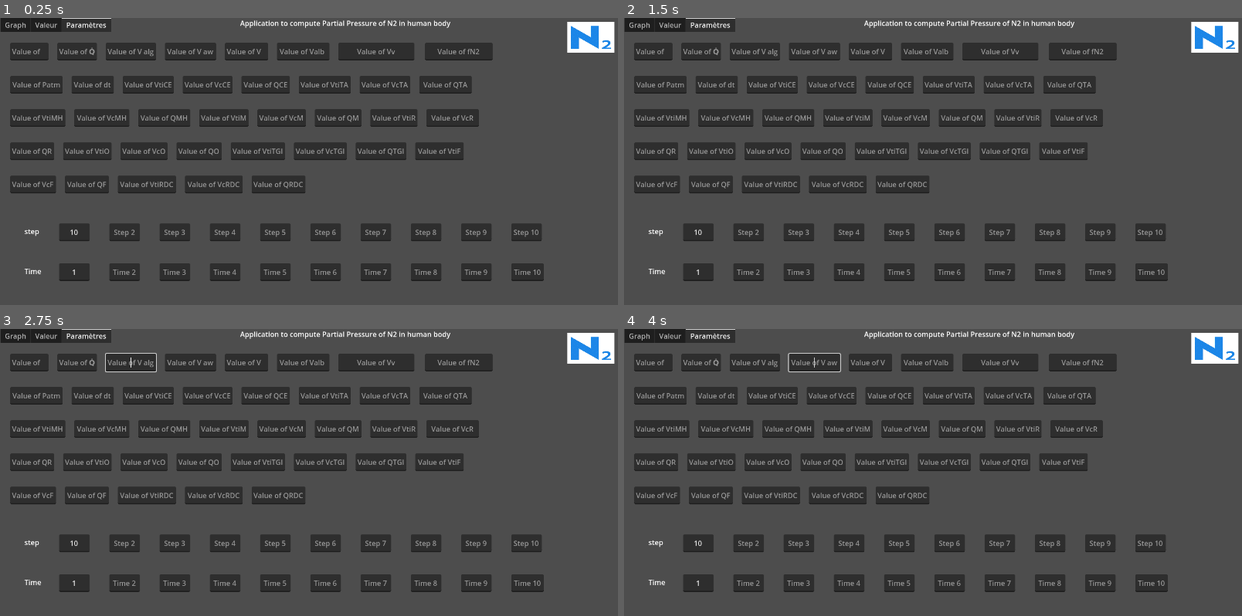
Above: before the commit, frames 1-4 (two rows, left to right).
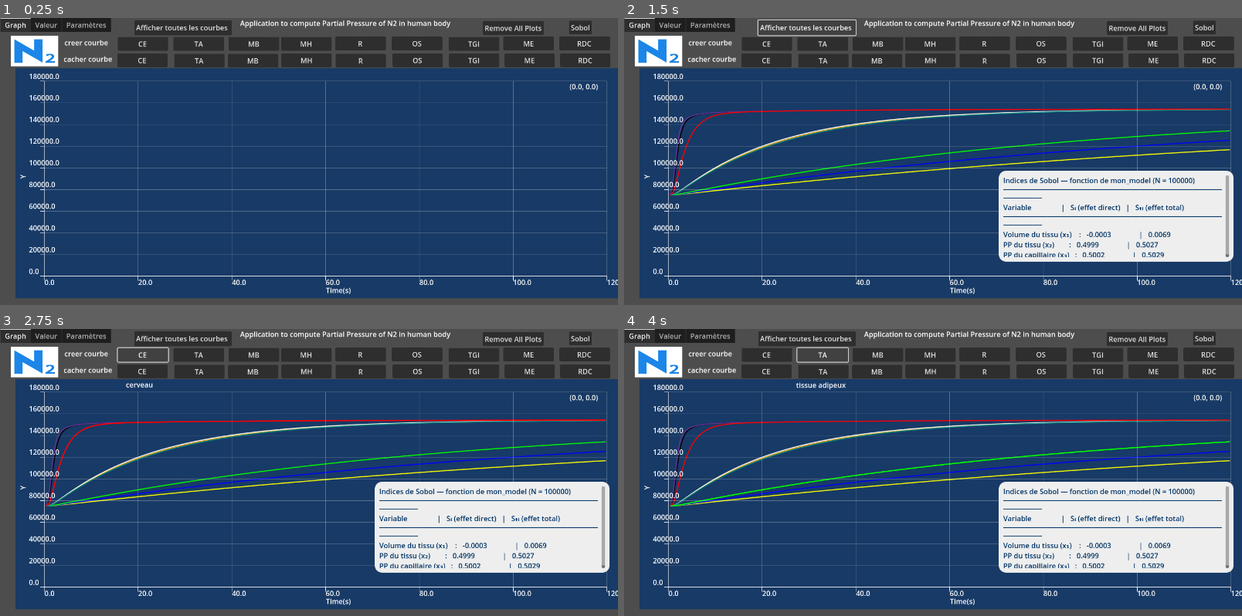
Above: after the commit, the same moments.

Repository: pascal-ballet/Dive-PP
Game: Godot game, scene res://dive_pp_n2.tscn
The game is run twice, just before and just after one commit, with the same random seed, the same clock (stepped at 60 frames per second) and the same inputs.
Inputs (mouse positions are in pixels of both pictures, inside the frame that each line leads up to):
- Up to frame 1 (0.25 s): no input
- Up to frame 2 (1.5 s): click (1204, 26) at 0.5 s, where only the run after the commit has a clickable "Sobol"; click (809, 26) at 1.25 s, where only the run after the commit has a clickable "Afficher toutes les courbes"
- Up to frame 3 (2.75 s): click (142, 354) at 2 s, where only the run after the commit has a clickable "CE"
- Up to frame 4 (4 s): click (766, 372) at 2.75 s, where only the run after the commit has a clickable "CE"; click (821, 354) at 3.5 s, where only the run after the commit has a clickable "TA"

The runs differ from the first frame. In frame 1, 87% of the frame differs, in the area x 0-100%, y 0-98%; in frame 2, 86%; in frame 3, 87%; in frame 4, 87%.

Commit message:
sobol
Ajout d’un bouton Sobol qui fait apparaître une ResultBox contenant l’analyse de Sobol pour le cas d’un tissu.

Diff:
--- a/dive_pp_n2.gd
+++ b/dive_pp_n2.gd
@@ -2512,3 +2512,139 @@
 
 func _on_add_plot_ce_mouse_exited2() -> void:
 	$TabContainer/Graph/RichTextLabelCE.visible = false
+
+###############################################################
+#Analyse de sobole 1 tissue
+###############################################################
+
+func _ready_s() -> void:
+	var panel := get_node("TabContainer/Graph/Control/ResultBox")
+	panel.visible = !panel.visible
+	var d := 3                               # nombre de variables
+	var N := 100_000                         # taille d’échantillon
+	var rng := RandomNumberGenerator.new()
+	rng.randomize()   # graine aléatoire basée sur l’horloge
+	#rng.seed = 1                             # reproductibilité
+
+	# ─────────────────────────────────────────────────────────────
+	# 1) Génération des échantillons  A  et  B  (séparés par variable)
+	# ─────────────────────────────────────────────────────────────
+	var ax1 : Array[float] = [];  var bx1 : Array[float] = []
+	var ax2 : Array[float] = [];  var bx2 : Array[float] = []
+	var ax3 : Array[float] = [];  var bx3 : Array[float] = []
+	ax1.resize(N); ax2.resize(N); ax3.resize(N)
+	bx1.resize(N); bx2.resize(N); bx3.resize(N)
+
+	for k in range(N):
+		ax1[k] = 70 + rng.randf_range(-10, 10);   bx1[k] = 70 + rng.randf_range(-10, 10)
+		ax2[k] = 75112.41 + rng.randf_range(-10000, 10000);   bx2[k] = 75112.41 + rng.randf_range(-10000, 10000)
+		ax3[k] = 75112.41 + rng.randf_range(-10000, 10000);   bx3[k] = 75112.41 + rng.randf_range(-10000, 10000)
+	#Vt=70L
+	#pp_N2_ti_t0: float = 75112.41
+	#pp_N2_c_t0: float = 75112.41
+	# ─────────────────────────────────────────────────────────────
+	# 2) Évaluations du modèle  f(A)  et  f(B)
+	# ─────────────────────────────────────────────────────────────
+	var YA : Array[float] = [];  YA.resize(N)
+	var YB : Array[float] = [];  YB.resize(N)
+
+	for k in range(N):
+		YA[k] = mon_model(ax1[k], ax2[k], ax3[k])
+		YB[k] = mon_model(bx1[k], bx2[k], bx3[k])
+
+	# ─────────────────────────────────────────────────────────────
+	# 3) Matrices mixtes  A_Bi  (pick & freeze)
+	# ─────────────────────────────────────────────────────────────
+	var YAB0 : Array[float] = [];  var YAB1 : Array[float] = [];  var YAB2 : Array[float] = []
+	YAB0.resize(N);    YAB1.resize(N);    YAB2.resize(N)
+
+	for k in range(N):
+		# i = 0 : on prend x1 de B, les autres de A
+		YAB0[k] = mon_model(bx1[k], ax2[k], ax3[k])
+		# i = 1
+		YAB1[k] = mon_model(ax1[k], bx2[k], ax3[k])
+		# i = 2
+		YAB2[k] = mon_model(ax1[k], ax2[k], bx3[k])
+
+	# ─────────────────────────────────────────────────────────────
+	# 4) Variance totale de la sortie
+	# ─────────────────────────────────────────────────────────────
+	var all_Y : Array[float] = YA.duplicate()
+	all_Y.append_array(YB)
+	var VY := variance(all_Y)
+
+	# ─────────────────────────────────────────────────────────────
+	# 5) Indices de Sobol  S_i  et  S_Ti
+	# ─────────────────────────────────────────────────────────────
+	var S  : Array[float] = [0.0, 0.0, 0.0]
+	var ST : Array[float] = [0.0, 0.0, 0.0]
+
+	var acc_S0 := 0.0; var acc_S1 := 0.0; var acc_S2 := 0.0
+	var acc_ST0 := 0.0; var acc_ST1 := 0.0; var acc_ST2 := 0.0
+
+	for k in range(N):
+		acc_S0  += YB[k] * (YAB0[k] - YA[k])
+		acc_S1  += YB[k] * (YAB1[k] - YA[k])
+		acc_S2  += YB[k] * (YAB2[k] - YA[k])
+
+		var d0 := YA[k] - YAB0[k];  acc_ST0 += d0 * d0
+		var d1 := YA[k] - YAB1[k];  acc_ST1 += d1 * d1
+		var d2 := YA[k] - YAB2[k];  acc_ST2 += d2 * d2
+
+	S [0] = acc_S0  / N / VY;     ST[0] = 0.5 * acc_ST0 / N / VY
+	S [1] = acc_S1  / N / VY;     ST[1] = 0.5 * acc_ST1 / N / VY
+	S [2] = acc_S2  / N / VY;     ST[2] = 0.5 * acc_ST2 / N / VY
+
+	# ─────────────────────────────────────────────────────────────
+	# 6) Affichage
+	# ─────────────────────────────────────────────────────────────
+	var names := ["x₁", "x₂", "x₃"]
+	#print("\nIndices de Sobol — fonction de mon_model (N =", N, ")")
+	#print("────────────────────────────────────────────────────────")
+	#for i in range(d):
+		#print("%s :  Sᵢ = %.4f   |   Sₜᵢ = %.4f" % [names[i], S[i], ST[i]])
+	var display_text := "[color=#003366]Indices de Sobol — fonction de mon_model (N = %d)\n" % N
+	display_text += "────────────────────────────────────────────────────────────\n"
+	display_text += "Variable                |   Sᵢ (effet direct)   |   Sₜᵢ (effet total)\n"
+	display_text += "────────────────────────────────────────────────────────────\n"
+	display_text += "Volume du tissu (x₁)    :   %.4f               |   %.4f\n" % [S[0], ST[0]]
+	display_text += "PP du tissu (x₂)        :   %.4f               |   %.4f\n" % [S[1], ST[1]]
+	display_text += "PP du capillaire (x₃)   :   %.4f               |   %.4f\n" % [S[2], ST[2]]
+
+
+	# Affiche le texte dans le RichTextLabel
+	get_node("TabContainer/Graph/Control/ResultBox/SobolResults").text = display_text
+
+	#get_tree().quit()  # ferme l’application Godot
+#Sᵢ : Indice de Sobol de premier ordre
+#Part de la variance de la sortie due uniquement à la variable xᵢ prise seule.
+
+#Sₜᵢ : Indice de Sobol total
+#Part de la variance due à xᵢ et à toutes ses interactions avec les autres variables.
+
+
+# ────────────────────────────────────────────────────────────────────
+# Fonctions utilitaires
+# ────────────────────────────────────────────────────────────────────
+func mon_model(Vt: float, pp_N2_c_t0: float, pp_N2_ti_t0: float, ) -> float: #cerveau
+	var K3: float=0.00267
+	var alpha_ti:float=0.0000619
+	return (K3/(alpha_ti*Vt)*(pp_N2_c_t0-pp_N2_ti_t0))
+
+
+
+	#x1 + x2/10.0 + x3/2
+	#return sin(x1) + 7.0 * pow(sin(x2), 2) + 0.1 * pow(x3, 4) * sin(x1)
+
+func mean(arr: Array[float]) -> float:
+	var s := 0.0
+	for v in arr: s += v
+	return s / arr.size()
+
+func variance(arr: Array[float]) -> float:
+	var m := mean(arr)
+	var s2 := 0.0
+	for v in arr:
+		var d := v - m
+		s2 += d * d
+	return s2 / arr.size()
--- a/dive_pp_n2.tscn
+++ b/dive_pp_n2.tscn
@@ -1,8 +1,20 @@
-[gd_scene load_steps=4 format=3 uid="uid://dvwt5odf7oxps"]
+[gd_scene load_steps=5 format=3 uid="uid://dvwt5odf7oxps"]
 
 [ext_resource type="Script" path="res://dive_pp_n2.gd" id="1_d2c84"]
 [ext_resource type="Script" path="res://addons/graph_2d/graph_2d.gd" id="2_k4g8n"]
 [ext_resource type="Texture2D" uid="uid://cw6fsw88ma7hb" path="res://N2.jpg" id="3_k71is"]
+
+[sub_resource type="StyleBoxFlat" id="StyleBoxFlat_vb7mx"]
+bg_color = Color(0.933333, 0.933333, 0.933333, 1)
+border_color = Color(0.169664, 0.359643, 0.828517, 1)
+corner_radius_top_left = 16
+corner_radius_top_right = 16
+corner_radius_bottom_right = 16
+corner_radius_bottom_left = 16
+expand_margin_left = 10.0
+expand_margin_top = 10.0
+expand_margin_right = 10.0
+expand_margin_bottom = 10.0
 
 [node name="Dive-PP-N2" type="Node2D"]
 script = ExtResource("1_d2c84")
@@ -16,10 +28,9 @@
 offset_left = -7.0
 offset_right = 309.0
 offset_bottom = 31.0
-current_tab = 2
+current_tab = 0
 
 [node name="Graph" type="Control" parent="TabContainer"]
-visible = false
 layout_mode = 2
 metadata/_tab_index = 0
 
@@ -204,6 +215,33 @@
 offset_bottom = 7.0
 text = "Remove All Plots"
 
+[node name="Sobol" type="Button" parent="TabContainer/Graph"]
+layout_mode = 0
+offset_left = 1287.0
+offset_top = -25.0
+offset_right = 1338.0
+offset_bottom = 6.0
+text = "Sobol"
+
+[node name="Control" type="Control" parent="TabContainer/Graph"]
+anchors_preset = 0
+offset_left = 860.0
+offset_top = 361.0
+offset_right = 900.0
+offset_bottom = 401.0
+
+[node name="ResultBox" type="PanelContainer" parent="TabContainer/Graph/Control"]
+visible = false
+layout_mode = 0
+offset_top = -37.0
+offset_right = 508.0
+offset_bottom = 148.0
+theme_override_styles/panel = SubResource("StyleBoxFlat_vb7mx")
+
+[node name="SobolResults" type="RichTextLabel" parent="TabContainer/Graph/Control/ResultBox"]
+layout_mode = 2
+bbcode_enabled = true
+
 [node name="RichTextLabelME" type="RichTextLabel" parent="TabContainer/Graph"]
 visible = false
 layout_mode = 0
@@ -600,6 +638,7 @@
 offset_bottom = -1967.0
 
 [node name="Paramètres" type="Control" parent="TabContainer"]
+visible = false
 layout_mode = 2
 metadata/_tab_index = 2
 
@@ -1210,6 +1249,7 @@
 [connection signal="mouse_exited" from="TabContainer/Graph/RDC_bool" to="." method="_on_rdc_mouse_exited2"]
 [connection signal="pressed" from="TabContainer/Graph/RDC_bool" to="." method="_swapRDC"]
 [connection signal="pressed" from="TabContainer/Graph/RemoveAllPlots" to="." method="_on_remove_all_plots_pressed"]
+[connection signal="pressed" from="TabContainer/Graph/Sobol" to="." method="_ready_s"]
 [connection signal="button_down" from="TabContainer/Valeur/Simulation/Control/Play" to="." method="_on_play_button_down"]
 [connection signal="button_down" from="TabContainer/Valeur/Simulation/Control/Pause" to="." method="_on_pause_button_down"]
 [connection signal="pressed" from="TabContainer/Valeur/Simulation/Control/Stop" to="." method="_on_stop_pressed"]
